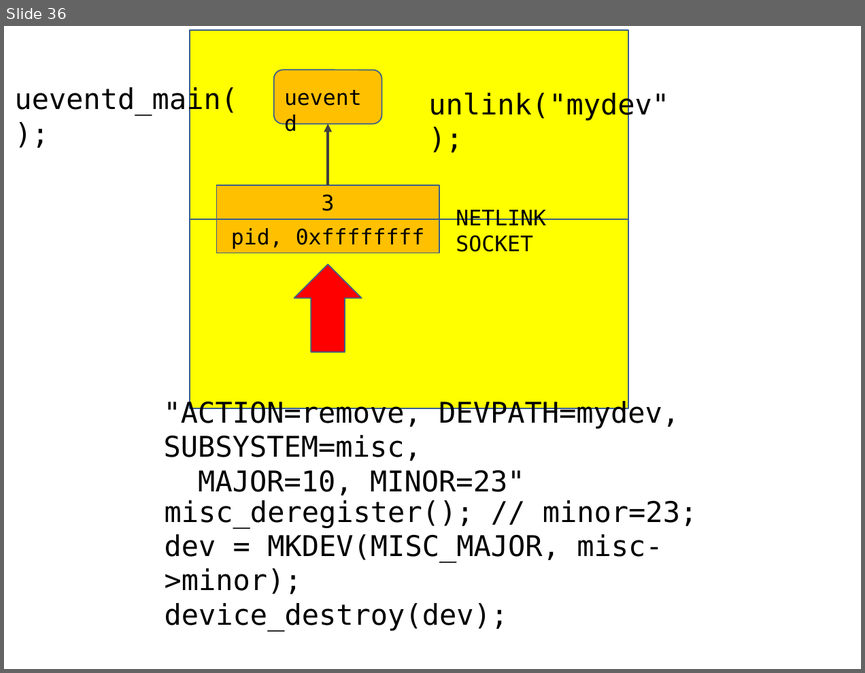
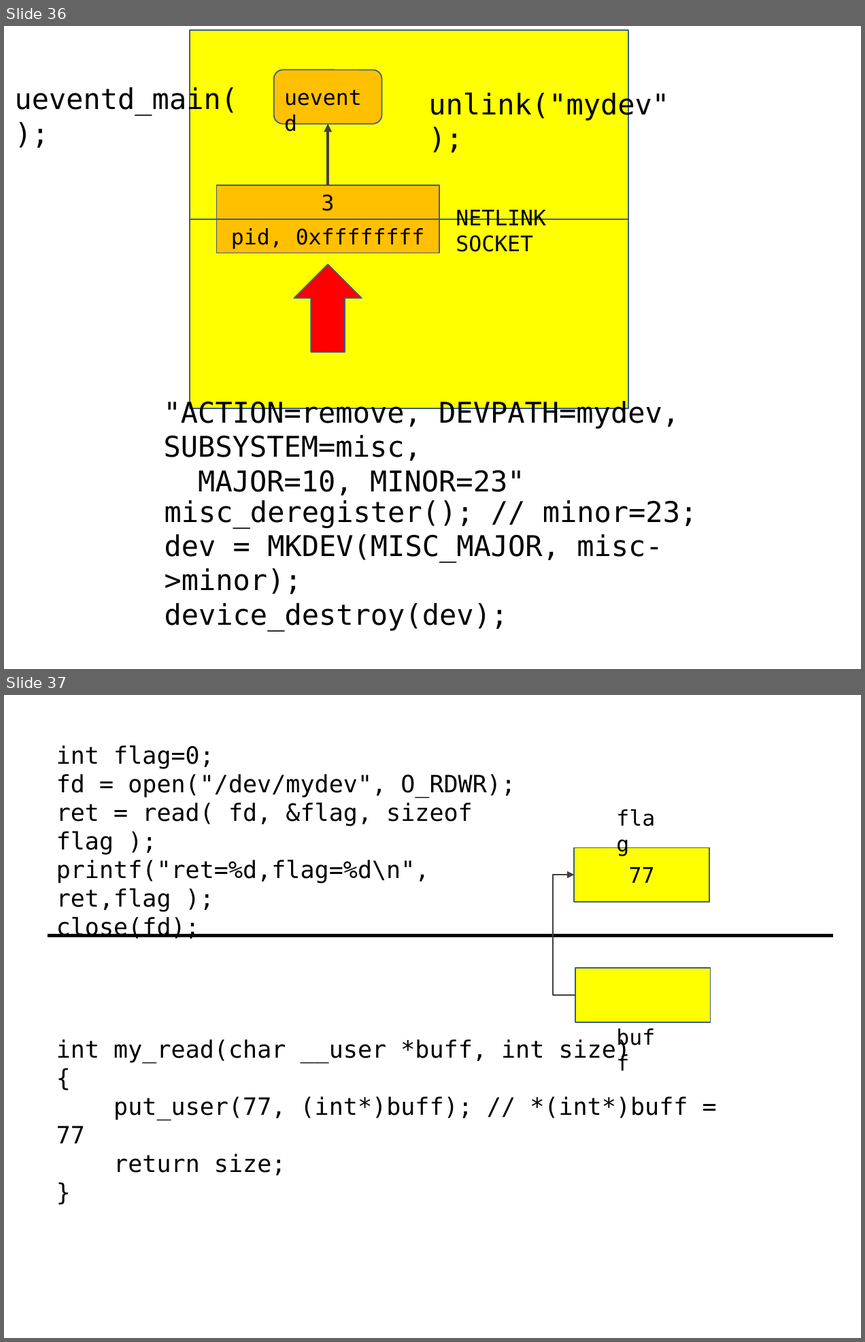
Before and after one commit to imguru-mooc/android-kernel, a slide deck: 03_day.pptx. Shown one above the other, each under a label of ours: slide 36 before the commit, slides 36 and 37 after it. The pictures are 865x673 and 865x1342 pixels, drawn with LibreOffice and Linux fonts; fonts in the diff are those of the drawing. Boxes give left, top, right and bottom in pixels: in the first picture for what was removed or moved away, otherwise in the second. Text is boxed around its words. In the diff, an @@ line names an element or a change of style, - is before the commit and + after.

```diff
--- a/03_day.pptx
+++ b/03_day.pptx
@@ slide 37 added at [4,695,861,1338], background #FFFFFF @@
@@ text added at [56,745,515,938], 20 pt, text #000000 @@
+int flag=0;
+fd = open("/dev/mydev", O_RDWR);
+ret = read( fd, &flag, sizeof flag );
+printf("ret=%d,flag=%d\n", ret,flag );
+close(fd);
@@ text added at [608,800,673,834], 18 pt, text #000000 @@
+flag
@@ rectangle added at [574,847,708,902], fill #FFFF00, outline #3A5F8C 1 pt, 18 pt, text #000000 @@
+77
@@ elbow arrow added from (575, 995) to (574, 875), #404040 1.5 pt @@
@@ line added from (48, 936) to (834, 936), #000000 3 pt @@
@@ rectangle added at [575,968,710,1022], fill #FFFF00, outline #3A5F8C 1 pt @@
@@ text added at [608,1019,673,1053], 18 pt, text #000000 @@
+buff
@@ text added at [56,1038,687,1175], 20 pt, text #000000 @@
+int my_read(char __user *buff, int size)
+{
+put_user(77, (int*)buff); // *(int*)buff = 77
+return size;
+}
```
Also in this commit, not shown: 14 other files.
